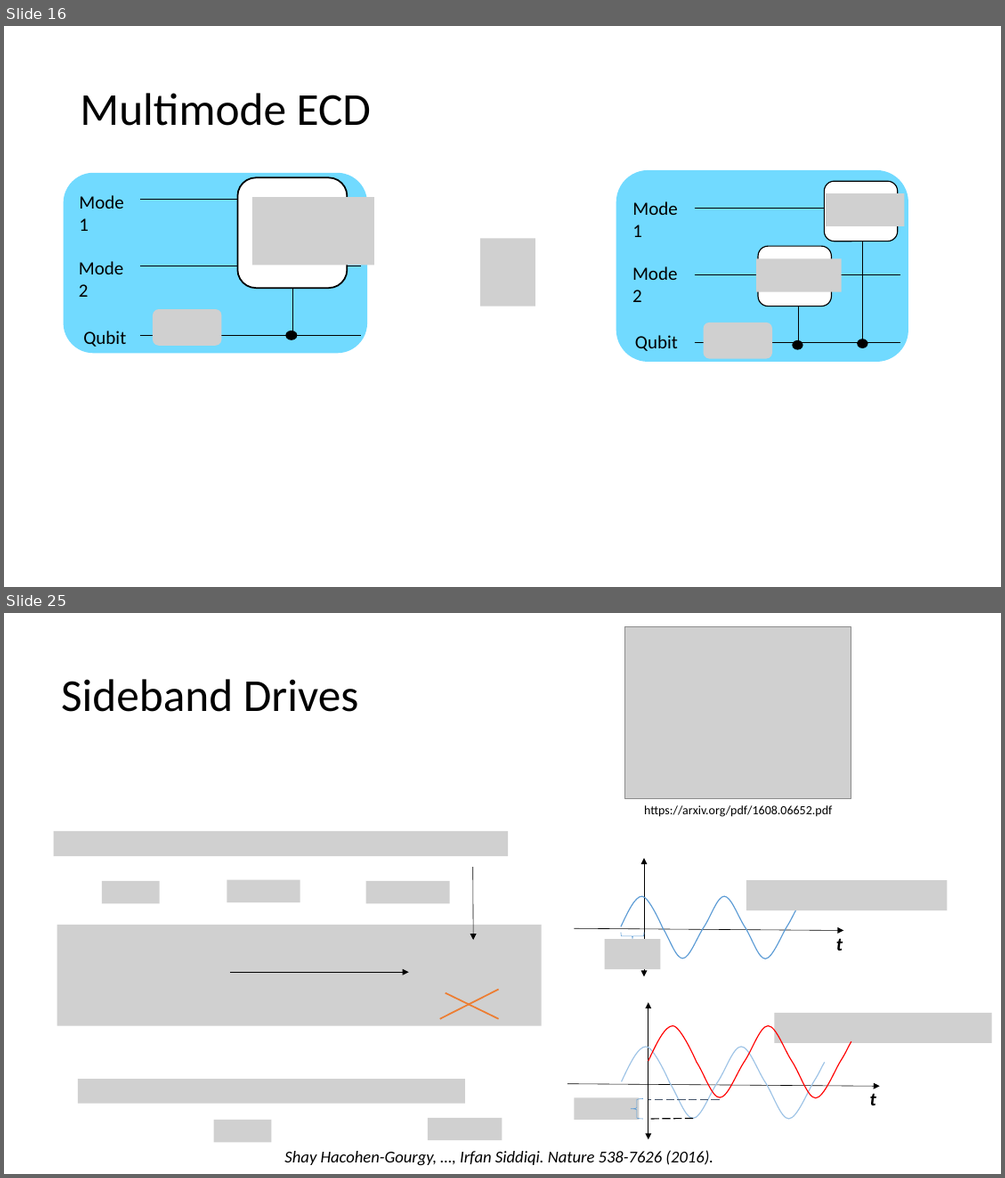
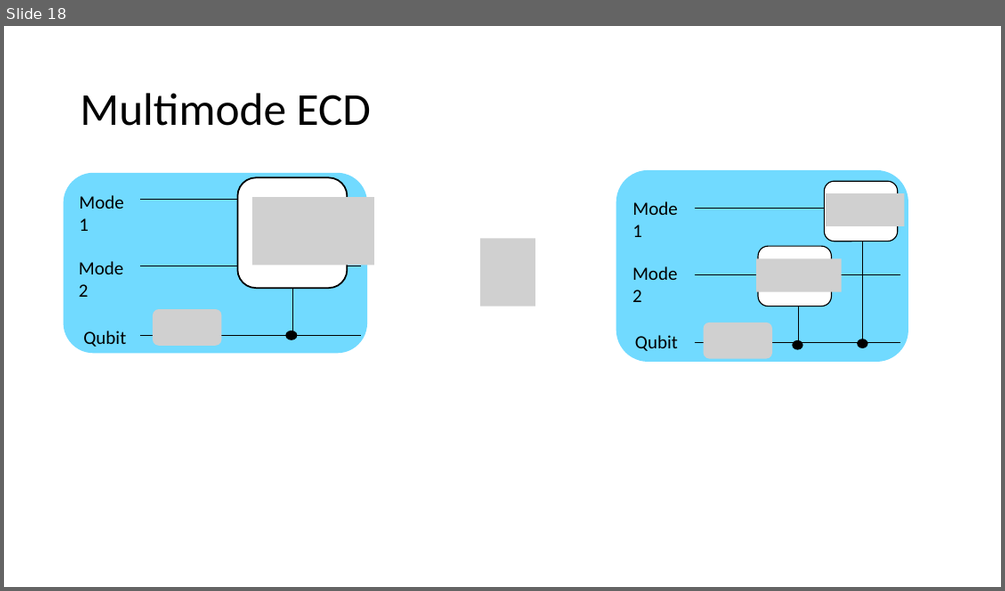
Before and after one commit to EeshGupta/Multimode-Conditional-Displacements, a slide deck: presentations/mcs_sqms.pptx. Shown one above the other, each under a label of ours: slides 16 and 25 before the commit, slide 18 after it; the slides between them are not shown. The pictures are 1005x1178 and 1005x591 pixels, drawn with LibreOffice and Linux fonts; fonts in the diff are those of the drawing; grey boxes stand for pictures. Boxes give left, top, right and bottom in pixels: in the first picture for what was removed or moved away, otherwise in the second. Text is boxed around its words. In the diff, an @@ line names an element or a change of style, - is before the commit and + after.

```diff
--- a/presentations/mcs_sqms.pptx
+++ b/presentations/mcs_sqms.pptx
@@ slide 25 removed at box(4, 613, 1001, 1174), background #FFFFFF @@
@@ picture removed at box(624, 627, 851, 798) @@
@@ title removed at box(61, 679, 358, 712) @@
-Sideband Drives
@@ text removed at box(644, 805, 832, 817) @@
-https://arxiv.org/pdf/1608.06652.pdf
@@ picture removed at box(53, 831, 508, 856) @@
@@ arrow removed from (473, 867) to (474, 940) @@
@@ picture removed at box(102, 881, 160, 903) @@
@@ picture removed at box(226, 880, 300, 902) @@
@@ picture removed at box(366, 881, 450, 903) @@
@@ group removed at box(574, 858, 947, 976): 2 pictures, 1 arrow, 1 double arrow, 1 text, 1 freeform shape, 1 right brace @@
-t
@@ picture removed at box(57, 925, 542, 1026) @@
@@ picture removed at box(440, 952, 501, 982) @@
@@ arrow removed from (230, 972) to (409, 972) @@
@@ picture removed at box(437, 990, 498, 1021) @@
@@ line removed from (440, 1019) to (498, 989) @@
@@ line removed from (498, 1019) to (445, 993) @@
@@ picture removed at box(78, 1078, 465, 1103) @@
@@ picture removed at box(213, 1119, 271, 1142) @@
@@ picture removed at box(428, 1118, 502, 1140) @@
@@ group removed at box(567, 1002, 992, 1140): 2 freeform shapes, 2 pictures, 2 lines, 1 arrow, 1 double arrow, 1 text, 1 left brace @@
-t
@@ text removed at box(284, 1150, 713, 1165) @@
-Shay Hacohen-Gourgy, …, Irfan Siddiqi. Nature 538-7626 (2016).
@@ what was slide 16 is now slide 18 @@
```
Also in this commit, not shown: 7 slides changed, 3 slides added, 17 other slides removed.
